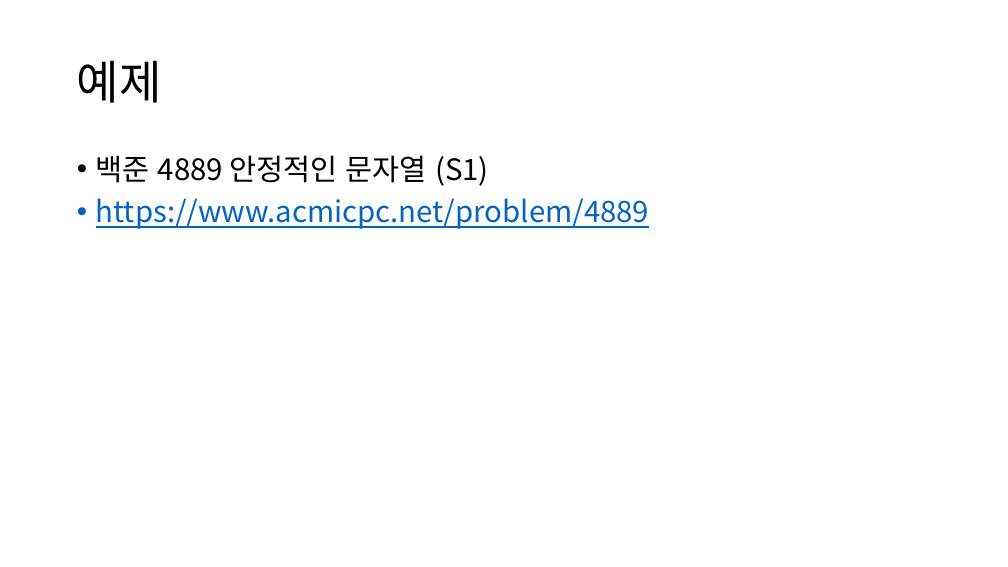
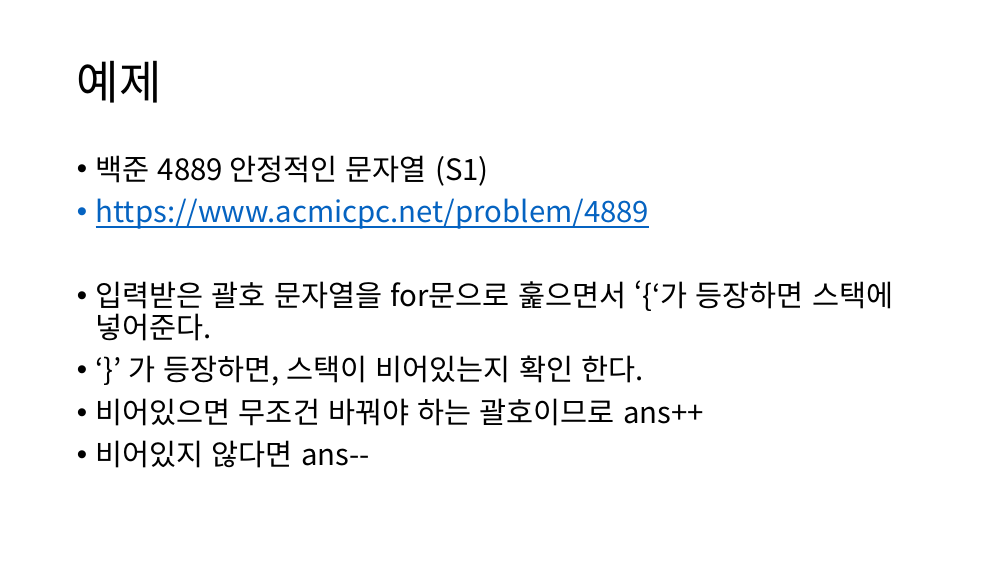
Before and after one commit to quizoverflow/2023_Algorithm_Study, a slide deck: slide 8 of third_week/3주차.pptx. Drawn at 1008x567 pixels with LibreOffice and Linux fonts; fonts in the diff are those of the drawing. Boxes give left, top, right and bottom in pixels: in the first picture for what was removed or moved away, otherwise in the second. Text is boxed around its words. In the diff, an @@ line names an element or a change of style, - is before the commit and + after.

```diff
--- a/third_week/3주차.pptx
+++ b/third_week/3주차.pptx
@@ text at [96, 280, 893, 468]: paragraphs added @@
+• 입력받은 괄호 문자열을 for문으로 훑으면서 ‘{‘가 등장하면 스택에 넣어준다.
+• ‘}’ 가 등장하면, 스택이 비어있는지 확인 한다.
+• 비어있으면 무조건 바꿔야 하는 괄호이므로 ans++
+• 비어있지 않다면 ans--
```
Also in this commit, not shown: 1 other slide changed, 2 slides added.
